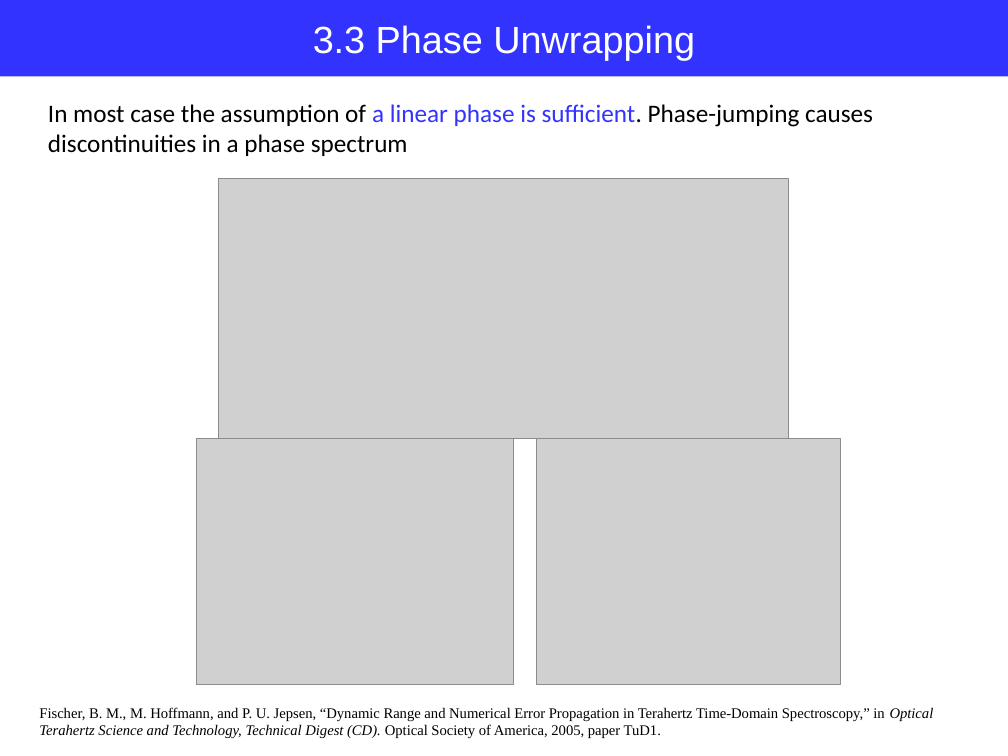
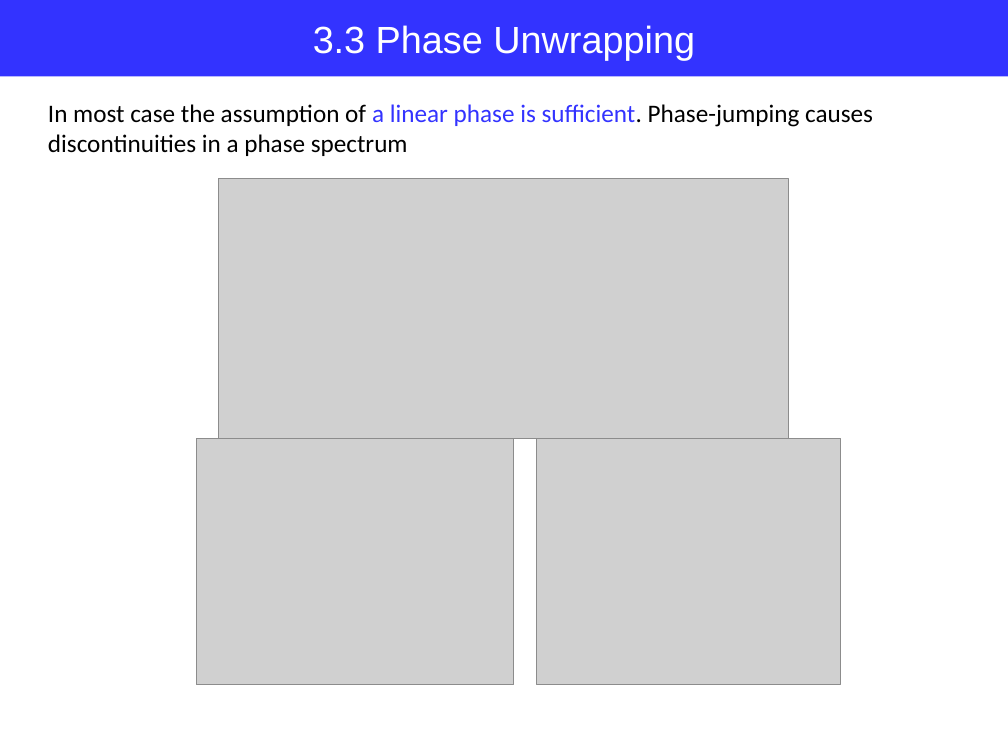
Before and after one commit to jglee96/NBTP_Lab, a slide deck: slide 17 of Terahertz Metrology/Ch2/Terahertz Metrology_Ch2.pptx. Drawn at 1008x756 pixels with LibreOffice and Linux fonts; fonts in the diff are those of the drawing; grey boxes stand for pictures. Boxes give left, top, right and bottom in pixels: in the first picture for what was removed or moved away, otherwise in the second. Text is boxed around its words. In the diff, an @@ line names an element or a change of style, - is before the commit and + after.

```diff
--- a/Terahertz Metrology/Ch2/Terahertz Metrology_Ch2.pptx
+++ b/Terahertz Metrology/Ch2/Terahertz Metrology_Ch2.pptx
@@ text removed at [39, 707, 934, 738] @@
-Fischer, B. M., M. Hoffmann, and P. U. Jepsen, “Dynamic Range and Numerical Error Propagation in Terahertz Time-Domain Spectroscopy,” in Optical Terahertz Science and Technology, Technical Digest (CD). Optical Society of America, 2005, paper TuD1.
```
Also in this commit, not shown: 4 other slides changed.
